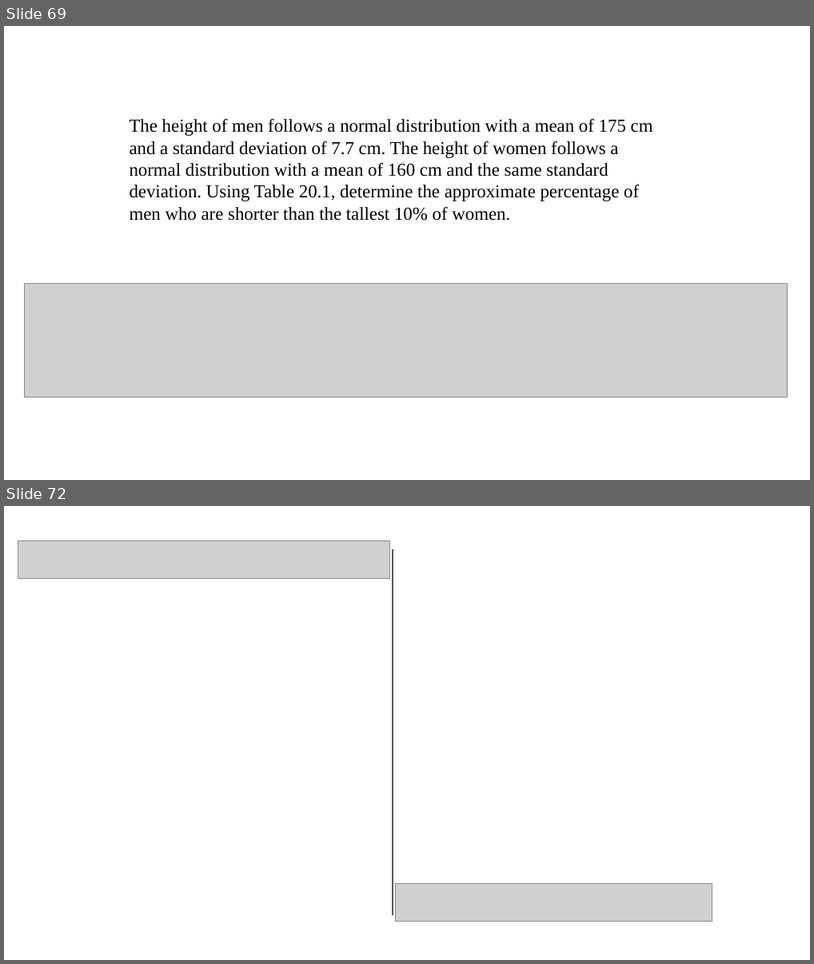
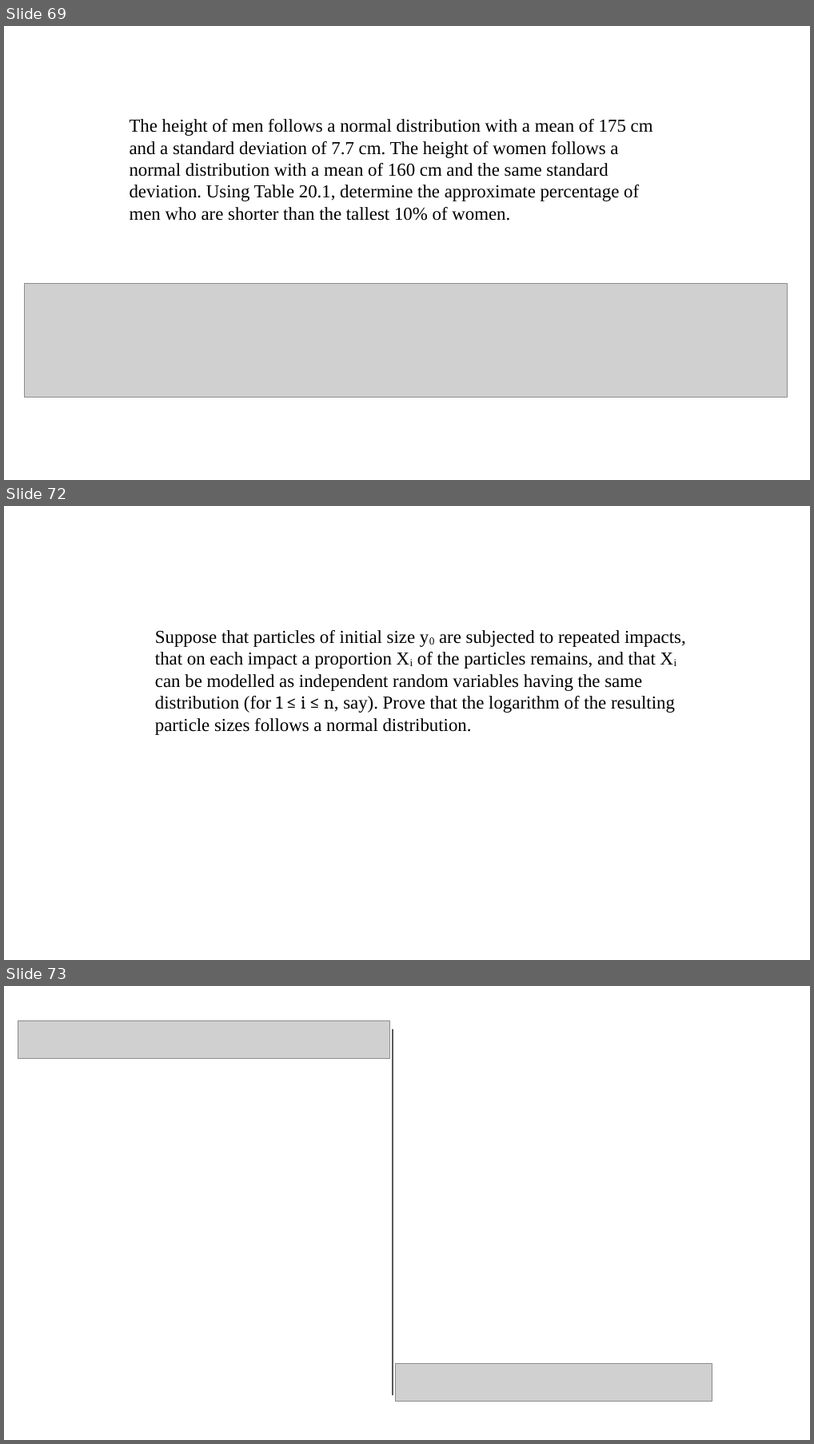
Before and after one commit to pvermees/geostats, a slide deck: slides/quizzes.odp. Shown one above the other, each under a label of ours: slides 69 and 72 before the commit, slides 69, 72 and 73 after it; the slides between them are not shown. The pictures are 814x964 and 814x1444 pixels, drawn with LibreOffice and Linux fonts; fonts in the diff are those of the drawing; grey boxes stand for pictures. Boxes give left, top, right and bottom in pixels: in the first picture for what was removed or moved away, otherwise in the second. Text is boxed around its words. In the diff, an @@ line names an element or a change of style, - is before the commit and + after.

```diff
--- a/slides/quizzes.odp
+++ b/slides/quizzes.odp
@@ slide 72 added at (4,506,810,960), background #FFFFFF @@
@@ text added at (155,630,686,735), 18 pt, text #000000 @@
+Suppose that particles of initial size y0 are subjected to repeated impacts, that on each impact a proportion Xi of the particles remains, and that Xi can be modelled as independent random variables having the same distribution (for 1 ≤ i ≤ n, say). Prove that the logarithm of the resulting particle sizes follows a normal distribution.
@@ what was slide 72 is now slide 73 @@
```
Also in this commit, not shown: 7 slides changed, 1 other slide added.
